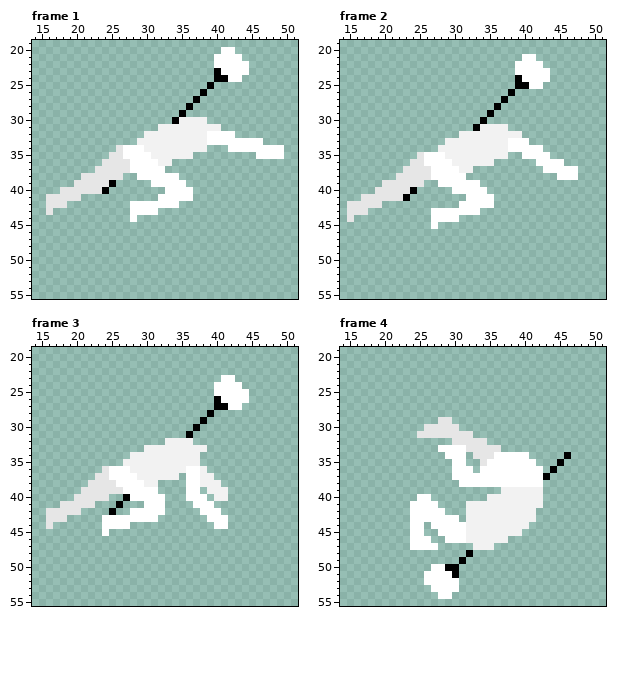
Pixel-art file: Assets/Art/Characters/Player/Roll/Player_Roll_Right.aseprite. Above, as it was before the edit.
64x64 pixels, 8 frames. Shown: frame 1: x 14..51, y 19..55; frame 2: x 14..51, y 19..55; frame 3: x 14..51, y 19..55; frame 4: x 14..51, y 19..55. The commit also changed other frames, which this record leaves out.
The result:
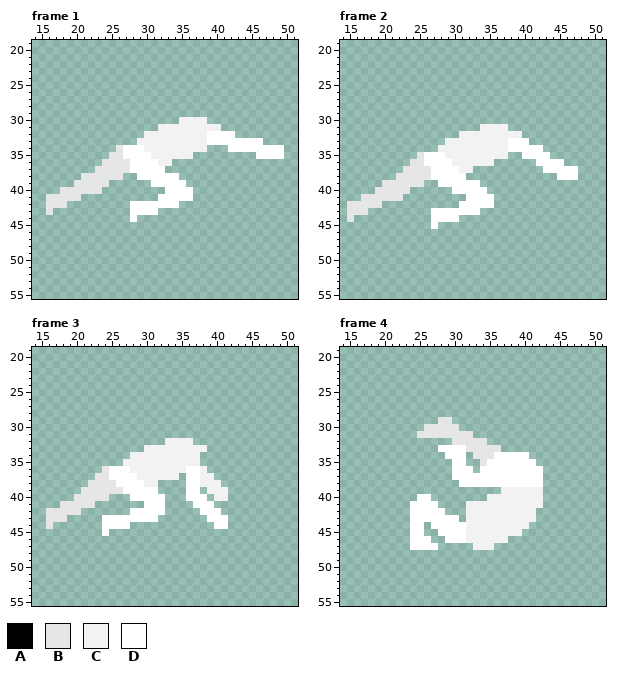
Palette (. is transparent): A #000000  B #e6e6e6  C #f2f2f2  D #ffffff
The exact change:
layer "Weapons/Staff" now hidden
Frame 1:
y 20: x 41..42 DD -> ..
y 21: x 40..43 DDDD -> ....
y 22: x 40..44 DDDDD -> .....
y 23: x 40..44 ADDDD -> .....
y 24: x 40..43 AADD -> ....
y 25: x 39 A -> .
y 26: x 38 A -> .
y 27: x 37 A -> .
y 28: x 36 A -> .
y 29: x 35 A -> .
y 30: x 34 A -> .
y 39: x 25 A -> .
y 40: x 24 A -> .
Frame 2:
y 21: x 40..41 DD -> ..
y 22: x 39..42 DDDD -> ....
y 23: x 39..43 DDDDD -> .....
y 24: x 39..43 ADDDD -> .....
y 25: x 39..42 AADD -> ....
y 26: x 38 A -> .
y 27: x 37 A -> .
y 28: x 36 A -> .
y 29: x 35 A -> .
y 30: x 34 A -> .
y 31: x 33 A -> .
y 40: x 24 A -> .
y 41: x 23 A -> .
Frame 3:
y 23: x 41..42 DD -> ..
y 24: x 40..43 DDDD -> ....
y 25: x 40..44 DDDDD -> .....
y 26: x 40..44 ADDDD -> .....
y 27: x 40..43 AADD -> ....
y 28: x 39 A -> .
y 29: x 38 A -> .
y 30: x 37 A -> .
y 31: x 36 A -> .
y 40: x 27 A -> .
y 41: x 26 A -> .
y 42: x 25 A -> .
Frame 4:
y 34: x 46 A -> .
y 35: x 45 A -> .
y 36: x 44 A -> .
y 37: x 43 A -> .
y 48: x 32 A -> .
y 49: x 31 A -> .
y 50: x 27..30 DDAA -> ....
y 51: x 26..30 DDDDA -> .....
y 52: x 26..30 DDDDD -> .....
y 53: x 27..30 DDDD -> ....
y 54: x 28..29 DD -> ..
Boxes around the changes in both pictures, in picture pixels (x1, y1, x2, y2):
erased: (172, 47, 249, 124)
erased: (102, 180, 116, 194)
erased: (473, 54, 550, 131)
erased: (403, 187, 417, 201)
erased: (186, 375, 249, 438)
erased: (109, 494, 130, 515)
erased: (543, 452, 571, 480)
erased: (424, 550, 473, 599)
